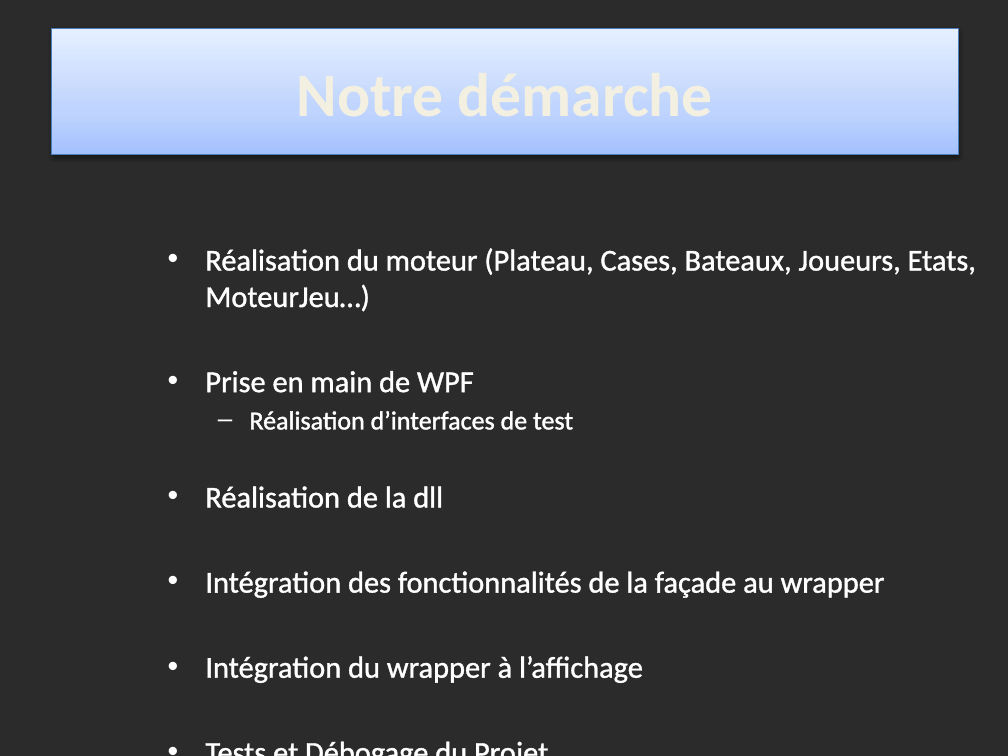
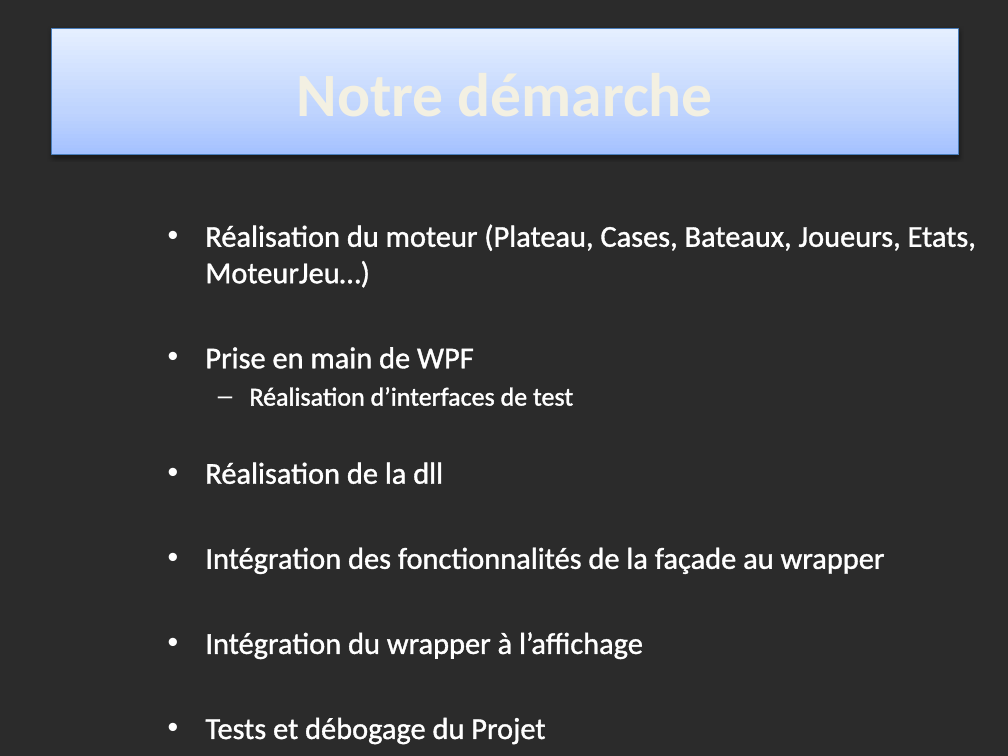
Before and after one commit to Issam-Engineer/tp4infoinsa, a slide deck: slide 2 of TPs CPOO/Gareth & Maxime/Projet/Présentation.pptx. Drawn at 1008x756 pixels with LibreOffice and Linux fonts; fonts in the diff are those of the drawing; background and template pictures are left out; a plain dark background stands for a picture behind light text. Boxes give left, top, right and bottom in pixels: in the first picture for what was removed or moved away, otherwise in the second. Text is boxed around its words. In the diff, an @@ line names an element or a change of style, - is before the commit and + after.

```diff
--- a/TPs CPOO/Gareth & Maxime/Projet/Présentation.pptx
+++ b/TPs CPOO/Gareth & Maxime/Projet/Présentation.pptx
@@ text "Réalisation du moteur (Plateau, Cases, ..." moved from (x1=205, y1=248, x2=976, y2=683) to (x1=205, y1=224, x2=976, y2=745) @@
@@ text at (x1=205, y1=717, x2=545, y2=745): text changed @@
-• Tests et Débogage du Projet
+• Tests et débogage du Projet
```
Also in this commit, not shown: 4 other slides changed, 27 other files.
